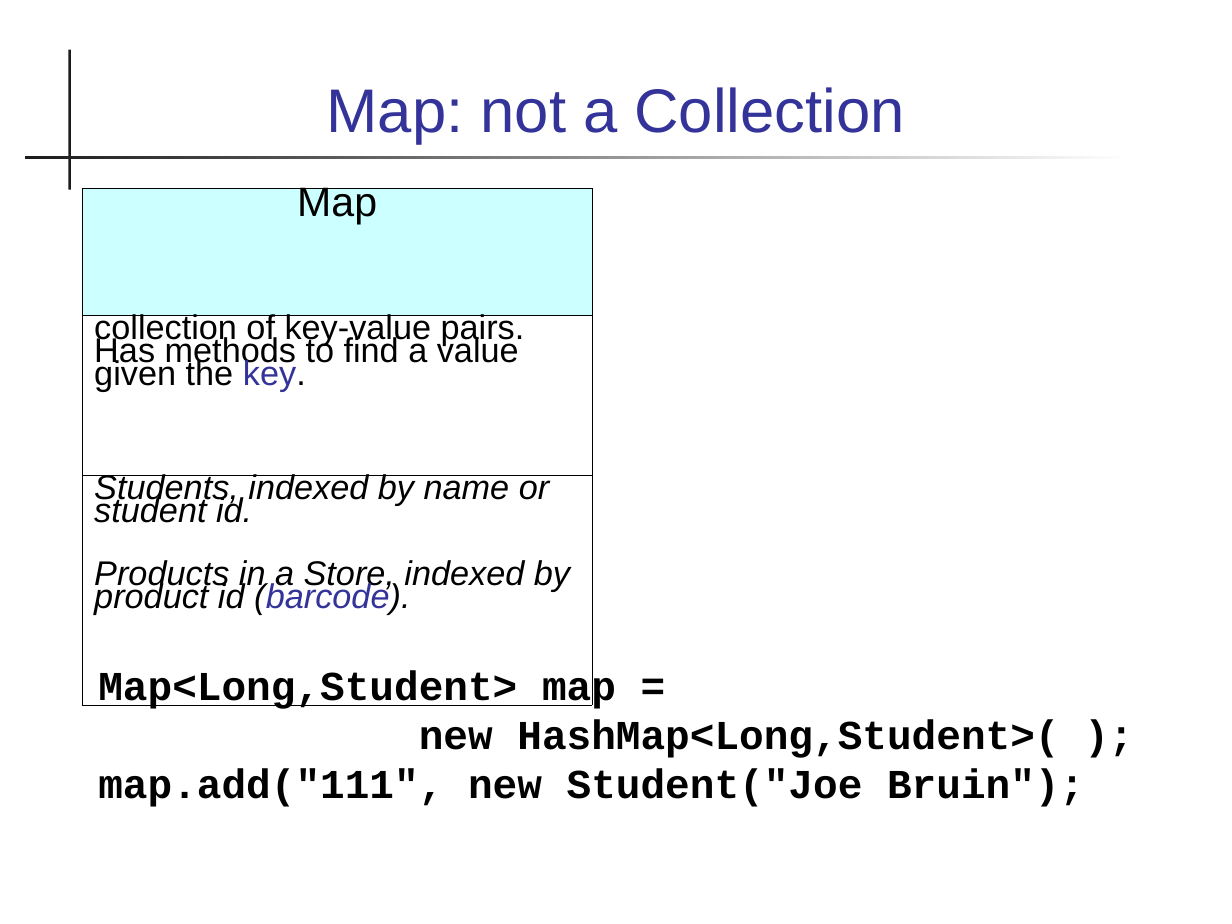
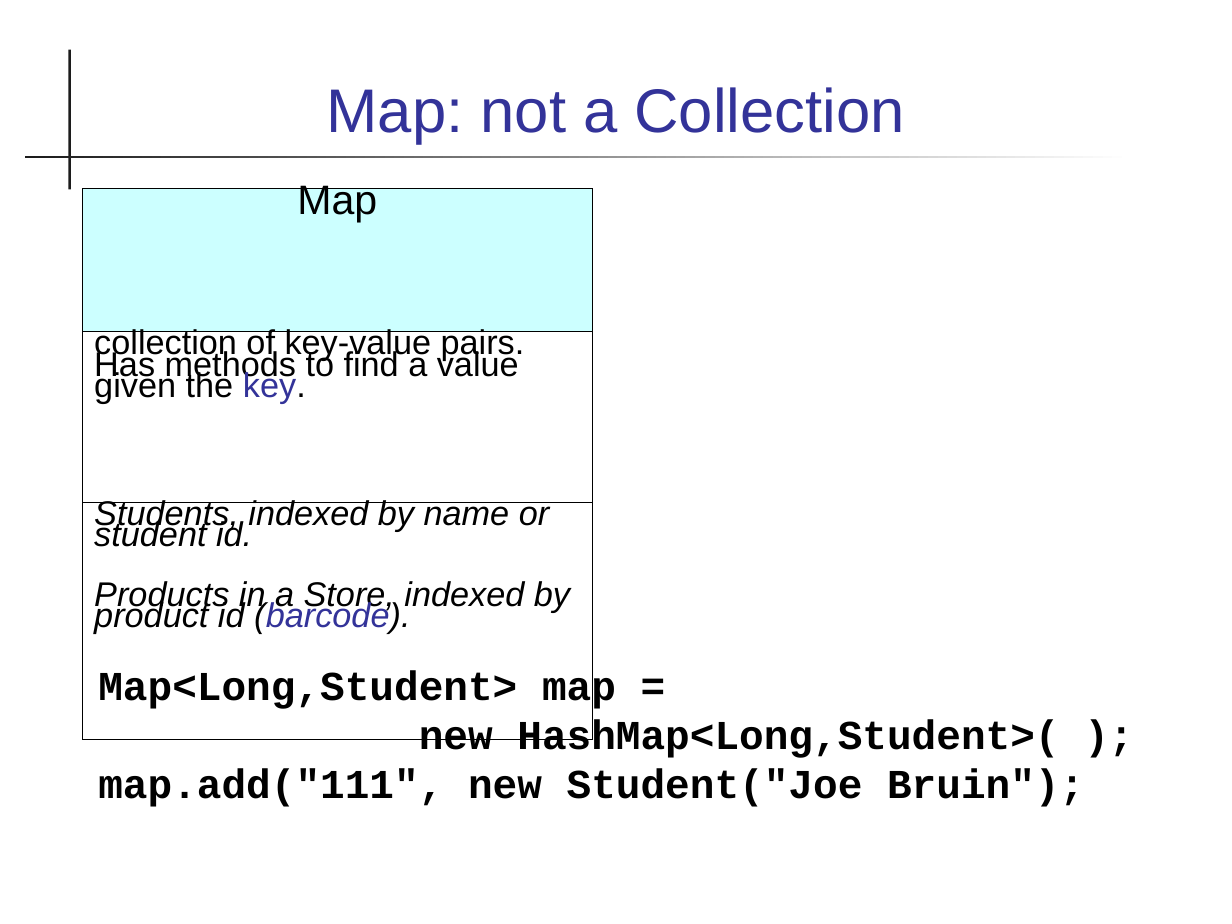
Before and after one commit to skeoop/skeoop.github.io, a slide deck: slide 38 of week4/Collections.ppt (slide 36 before the commit). Drawn at 1232x924 pixels with LibreOffice and Linux fonts; fonts in the diff are those of the drawing. Boxes give left, top, right and bottom in pixels: in the first picture for what was removed or moved away, otherwise in the second. Text is boxed around its words. In the diff, an @@ line names an element or a change of style, - is before the commit and + after.

```diff
--- a/week4/Collections.ppt
+++ b/week4/Collections.ppt
@@ table at (83, 188, 593, 739) @@
@@ line spacing 0.6 to 0.56 @@
```
Also in this commit, not shown: 3 other slides changed, 2 slides added, 1 other file.
